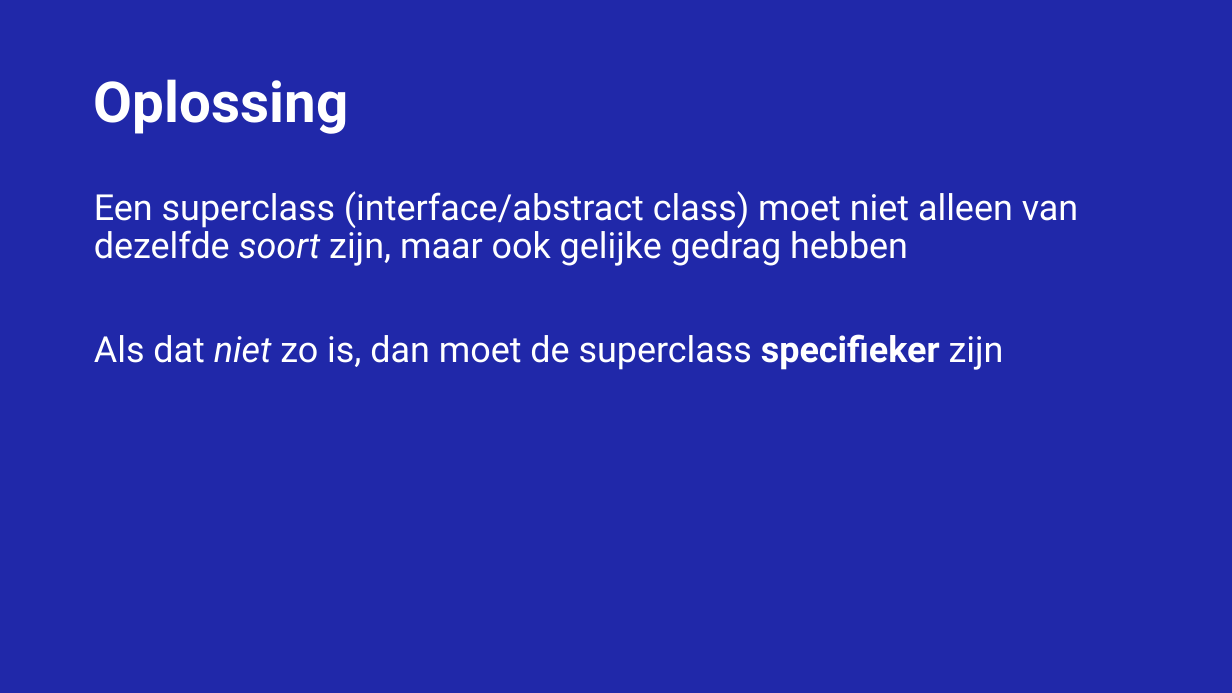
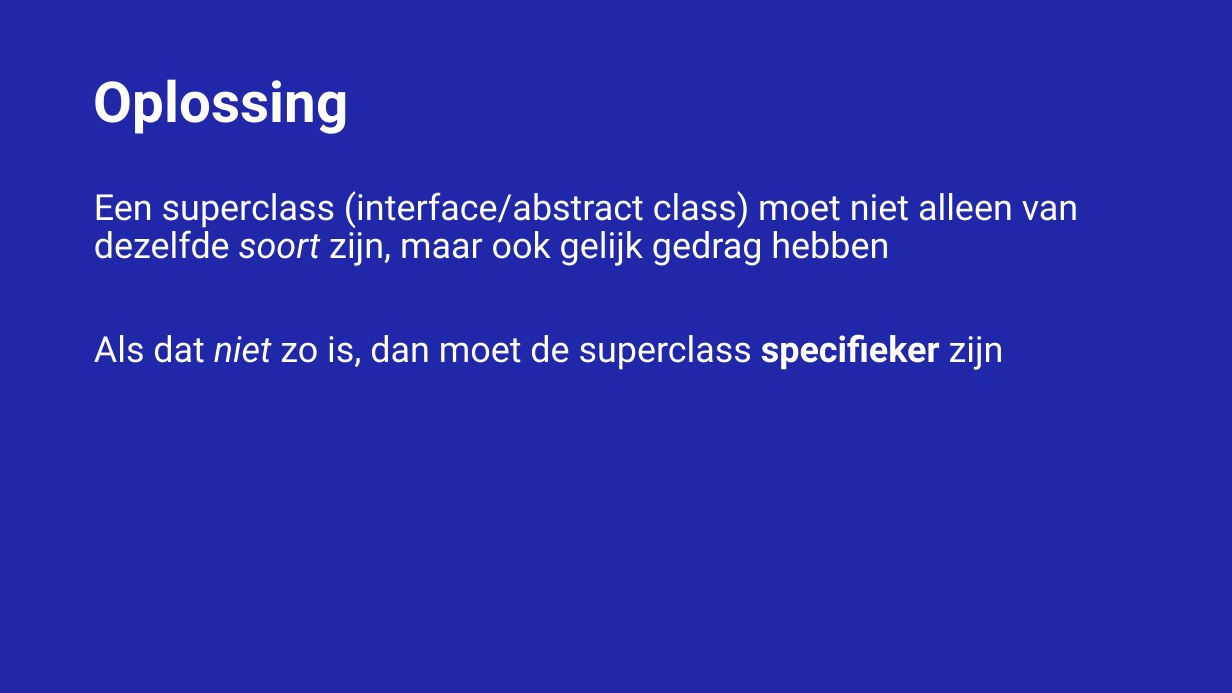
Before and after one commit to NickDekker/SOLID-GRASP, a slide deck: slide 31 of Presentatie/SOLID-Grasp-training.pptx. Drawn at 1232x693 pixels with LibreOffice and Linux fonts; fonts in the diff are those of the drawing; background and template pictures are left out. Boxes give left, top, right and bottom in pixels: in the first picture for what was removed or moved away, otherwise in the second. Text is boxed around its words. In the diff, an @@ line names an element or a change of style, - is before the commit and + after.

```diff
--- a/Presentatie/SOLID-Grasp-training.pptx
+++ b/Presentatie/SOLID-Grasp-training.pptx
@@ text at (94,191,1078,266): text changed @@
-Een superclass (interface/abstract class) moet niet alleen van dezelfde soort zijn, maar ook gelijke gedrag hebben
+Een superclass (interface/abstract class) moet niet alleen van dezelfde soort zijn, maar ook gelijk gedrag hebben
```
Also in this commit, not shown: 9 other slides changed, 3 slides added, 2 slides removed.
